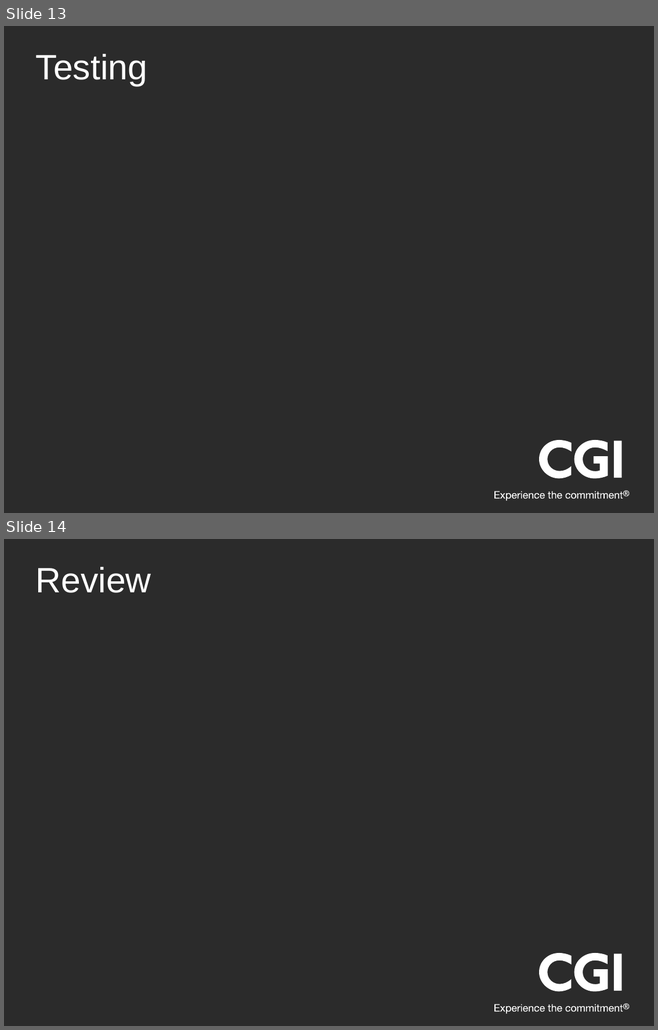
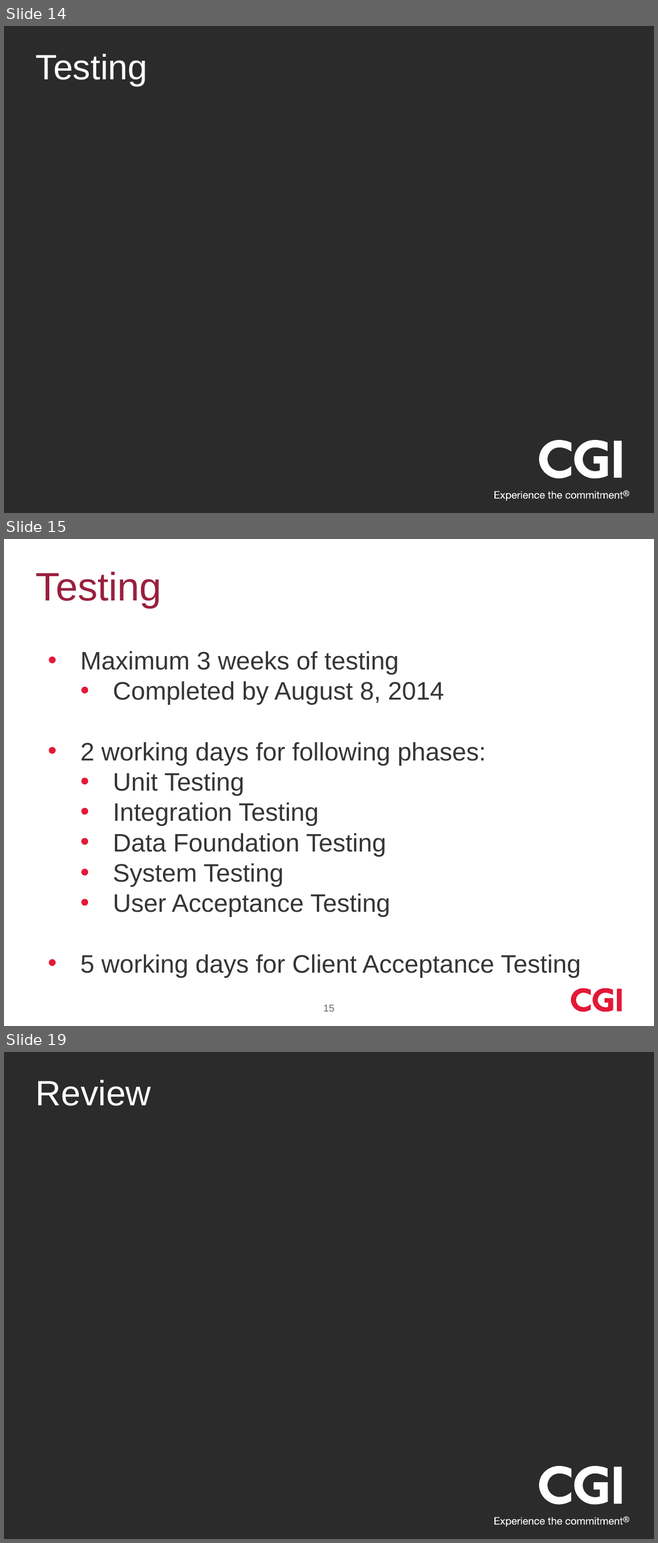
Before and after one commit to ChaseCGI/GoingGreen, a slide deck: Going Green Presentation.pptx. Shown one above the other, each under a label of ours: slides 13 and 14 before the commit, slides 14, 15 and 19 after it; the slides between them are not shown. The pictures are 658x1030 and 658x1543 pixels, drawn with LibreOffice and Linux fonts; fonts in the diff are those of the drawing; background and template pictures are left out; a plain dark background stands for a picture behind light text. Boxes give left, top, right and bottom in pixels: in the first picture for what was removed or moved away, otherwise in the second. Text is boxed around its words. In the diff, an @@ line names an element or a change of style, - is before the commit and + after.

```diff
--- a/Going Green Presentation.pptx
+++ b/Going Green Presentation.pptx
@@ slide 15 added at (4,539,654,1026), background #FFFFFF @@
@@ title added at (36,571,162,608), 44 pt, text #991F3D @@
+Testing
@@ text added at (81,651,581,978), 28 pt, text #363534 @@
+• Maximum 3 weeks of testing
+  • Completed by August 8, 2014
+• 2 working days for following phases:
+  • Unit Testing
+  • Integration Testing
+  • Data Foundation Testing
+  • System Testing
+  • User Acceptance Testing
+• 5 working days for Client Acceptance Testing
@@ freeform shape added at (571,988,590,1012), fill #E31837 @@
@@ freeform shape added at (593,988,614,1012), fill #E31837 @@
@@ rectangle added at (616,988,622,1011), fill #E31837 @@
@@ page number added at (323,1005,334,1012), 11 pt, text #666666 @@
+15
@@ what was slide 13 is now slide 14 @@
@@ what was slide 14 is now slide 19 @@
```
Also in this commit, not shown: 1 slide changed, 4 other slides added, 1 other file.
